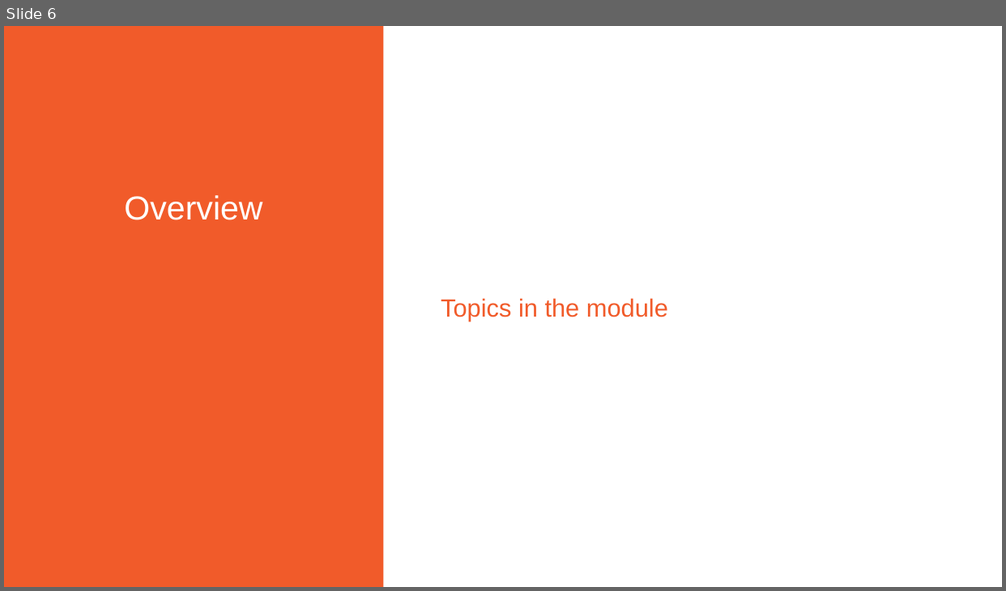
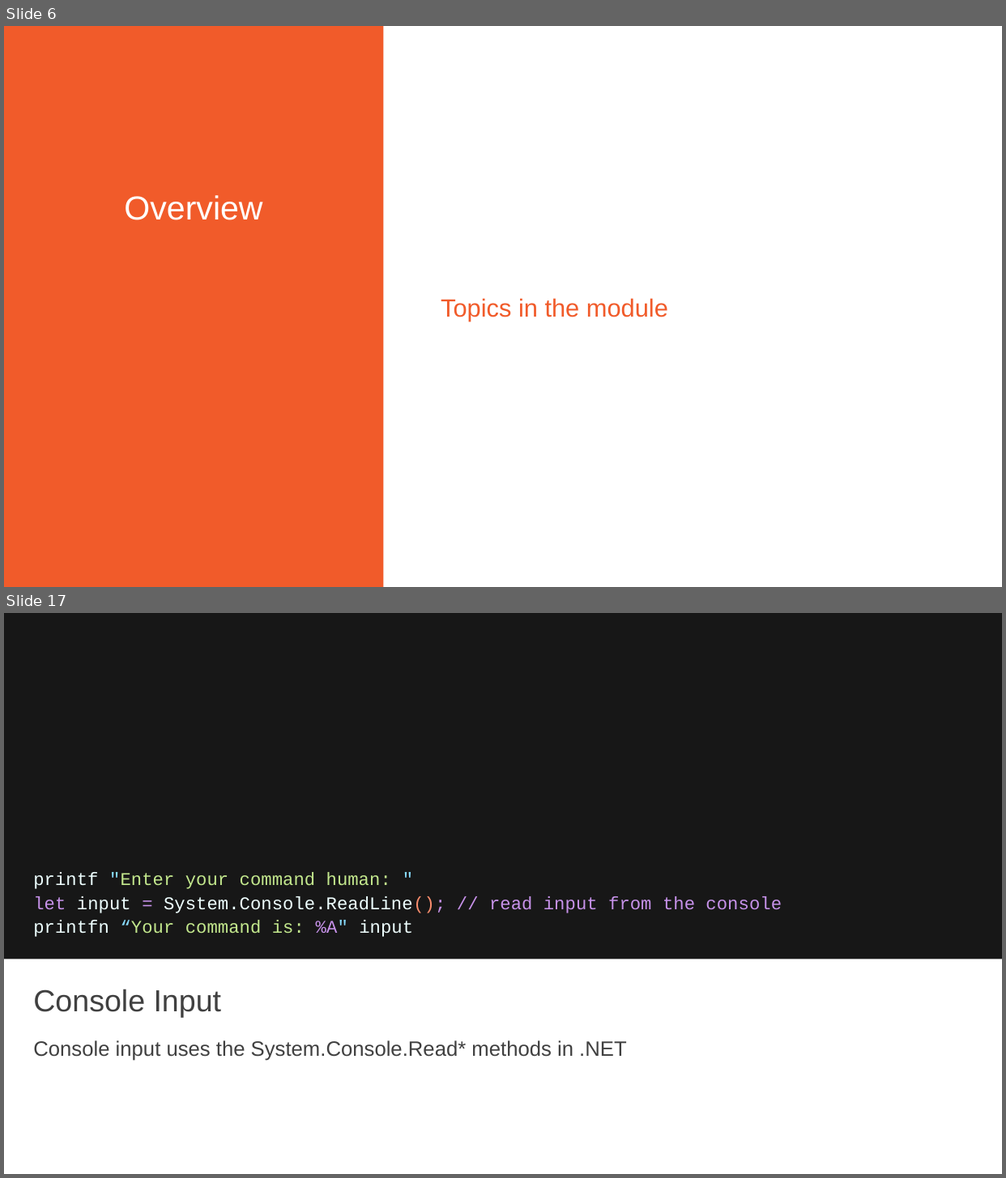
Before and after one commit to Pluralisght/fsharp-6-fundamentals, a slide deck: pres/wip.pptx. Shown one above the other, each under a label of ours: slide 6 before the commit, slides 6 and 17 after it; the slides between them are not shown. The pictures are 1006x591 and 1006x1178 pixels, drawn with LibreOffice and Linux fonts; fonts in the diff are those of the drawing; background and template pictures are left out. Boxes give left, top, right and bottom in pixels: in the first picture for what was removed or moved away, otherwise in the second. Text is boxed around its words. In the diff, an @@ line names an element or a change of style, - is before the commit and + after.

```diff
--- a/pres/wip.pptx
+++ b/pres/wip.pptx
@@ slide 17 added at bbox=[4, 613, 1002, 1174], background #171717 @@
@@ text added at bbox=[33, 872, 782, 937], 17.3 pt, text #EEFFFF @@
+printf "Enter your command human: "
+let input = System.Console.ReadLine(); // read input from the console
+printfn “Your command is: %A" input
@@ rectangle added at bbox=[4, 960, 1002, 1174], fill #FFFFFF @@
@@ title added at bbox=[33, 989, 222, 1018], 29.3 pt, text #404040 @@
+Console Input
@@ text added at bbox=[33, 1041, 627, 1061], 20 pt, text #404040 @@
+Console input uses the System.Console.Read* methods in .NET
```
Also in this commit, not shown: 38 other slides added, 55 other files.
